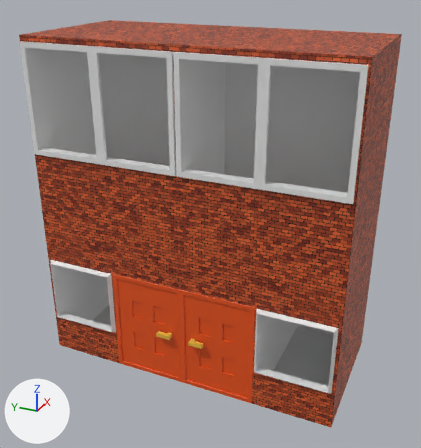
Renders of the Blender file Models/street.blend from each side of a commit.
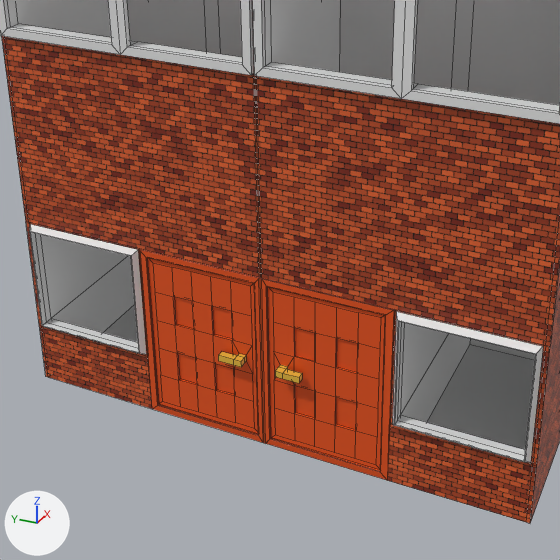
Old and new are each drawn whole from a 50 mm lens placed at (-3.99, -4.7, 8.43), pointed at (6.31, -0.06, 3.28) and again close up on the part from 8% to 83% of the width and 30% to 100% of the height. Arrows for +X, +Y and +Z are at lower left; the lights stay in place. The close-ups show mesh edges as thin lines.

The scene before the commit, as lines of its bpy script (objects in view):
```python
me_cube = bpy.data.meshes.new('Cube')
me_cube.from_pydata(...)  # 392 vertices, 370 faces; spans x -1.59..1.59, y -3.26..3.26, z -3.53..3.53
# faces by material slot: [64, 148, 72, 62, 24]
me_cube.materials.append(mat_brick)
me_cube.materials.append(mat_door)  # orange #e75316
me_cube.materials.append(mat_inside)  # white #e7e7e7
me_cube.materials.append(mat_window_frame)  # white #e7e7e7
me_cube.materials.append(mat_door_handle)  # yellow #e7ba40
ob_cube = bpy.data.objects.new('Cube', me_cube)
ob_cube.location = (6.44, 0.0, 3.58)
```
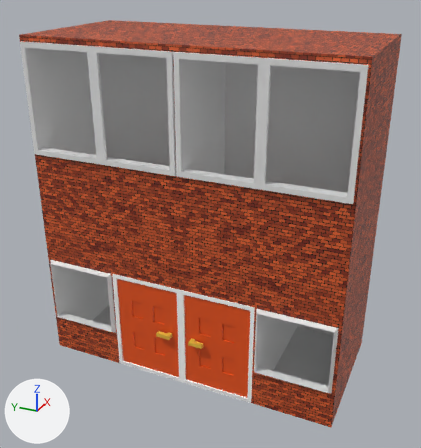
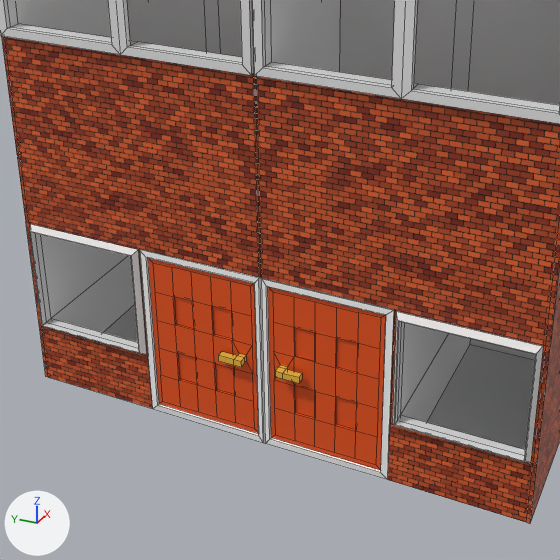
What differs and where, as boxes (x1, y1, x2, y2) in the close-ups (560 x 560 px):
part 1 of me_cube, cut back
    before: (146, 258, 386, 473)
    after: (146, 258, 381, 473)
part 2 of me_cube, recoloured
    both: (142, 249, 395, 442)
part 3 of me_cube, recoloured
    both: (140, 249, 394, 480)

What changed in the scene script:
```text
Add mat_door_frame:
    mat_door_frame = principled_material('Door Frame')
    mat_door_frame.base_color = (1.0, 1.0, 1.0)  # white #ffffff
Change me_cube:
    used by ob_cube; location = (6.44, 0.0, 3.58)
    remove me_cube.from_pydata(...)  # 392 vertices, 370 faces; spans x -1.59..1.59, y -3.26..3.26, z -3.53..3.53
    add me_cube.from_pydata(...)  # 376 vertices, 354 faces; spans x -1.59..1.59, y -3.26..3.26, z -3.53..3.53
    me_cube part 1
    16 vertices are removed from x -1.47..-1.46, y -1.5..1.5, z -3.43..-1.3
    24 faces are deleted
    8 new faces join them, mat_door_frame (white #ffffff)
    me_cube part 2: 8 faces spanning x -1.46, y -1.6..1.6, z -3.53..-1.2 switch from mat_door (orange #e75316) to mat_brick
    me_cube part 3: 15 faces spanning x -1.48..-1.46, y -1.59..1.59, z -3.53..-1.21 switch from mat_door (orange #e75316) to mat_door_frame (white #ffffff)
```
